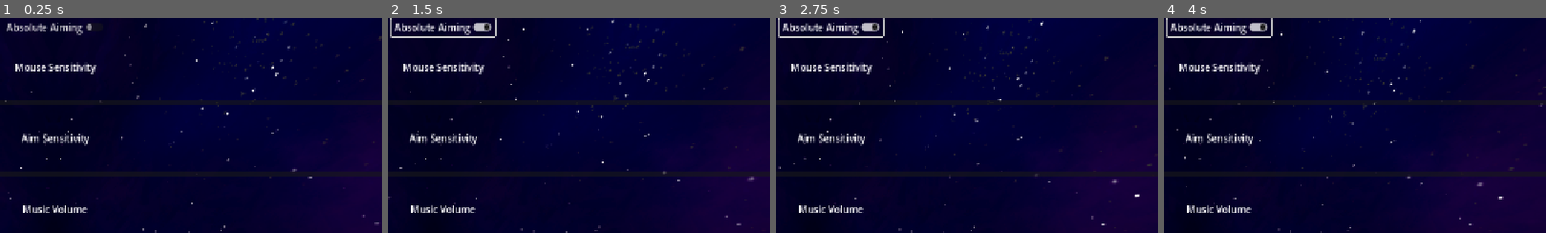
Above: before the commit, frames 1-4 (left to right).
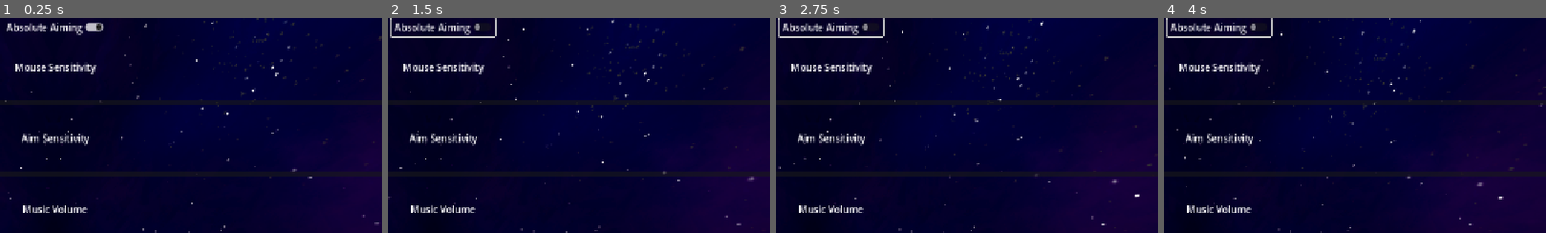
Above: after the commit, the same moments.

Repository: thomaskareka/csce552-3d
Game: Godot game, scene res://scenes/Settings.tscn
Two runs of this game, one before a commit and one after it. Both use one fixed random seed, a clock stepped at 60 frames per second and the inputs below. This scene is started directly instead of the project's main scene.
Inputs (mouse positions are % of the whole screen's width and height, from its top left):
- Up to frame 1 (0.25 s): no input
- Up to frame 2 (1.5 s): click "Absolute Aiming" at 0.5 s; move the mouse to (72, 45) at 1.27 s; press the mouse at (72, 45) at 1.28 s; hold D (move_right) from 1.28 s (still down)
- Up to frame 3 (2.75 s): move the mouse to (30, 55) at 2.02 s; release D (move_right) at 2.03 s; release the mouse at (30, 55) at 2.03 s; hold S (move_down) from 2.03 s (still down); right-click (30, 55) at 2.1 s
- Up to frame 4 (4 s): move the mouse to (60, 28) at 2.77 s; release S (move_down) at 2.78 s; press the mouse at (60, 28) at 2.78 s; hold D (move_right) 2.78-3.53 s; move the mouse to (45, 70) at 3.52 s; release the mouse at (45, 70) at 3.53 s; hold W (move_up) from 3.53 s (still down); right-click (45, 70) at 3.6 s
The pictures show only the part of the screen within x 43-93%, y 0-50%; the shares and areas given below are measured in that part.

The runs differ from the first frame. In frame 1, 0.2% of the frame differs, in the area x 2-28%, y 2-7%; in frame 2, 0.2%; in frame 3, 0.2%; in frame 4, 0.2%.

Commit message:
fix loading settings, minor tweaks

Diff:
--- a/components/ai/states/attacks/RandomProjectile.tscn
+++ b/components/ai/states/attacks/RandomProjectile.tscn
@@ -8,7 +8,16 @@
 [sub_resource type="SphereShape3D" id="SphereShape3D_gw4td"]
 radius = 0.35
 
+[sub_resource type="StandardMaterial3D" id="StandardMaterial3D_sg0vl"]
+albedo_color = Color(0.18039216, 0, 1, 1)
+metallic = 0.6
+roughness = 0.85
+emission_enabled = true
+emission = Color(3.272891e-06, 0, 0.8356346, 1)
+grow_amount = 16.0
+
 [sub_resource type="SphereMesh" id="SphereMesh_j532q"]
+material = SubResource("StandardMaterial3D_sg0vl")
 radius = 0.4
 height = 0.8
 
--- a/components/scene_managers/settings_manager.gd
+++ b/components/scene_managers/settings_manager.gd
@@ -3,7 +3,14 @@
 @onready var aim_slider: HSlider = $Control/ScrollContainer/VBoxContainer/AimSlider
 @onready var music_slider: HSlider = $Control/ScrollContainer/VBoxContainer/MusicSlider
 @onready var sfx_slider: HSlider = $Control/ScrollContainer/VBoxContainer/SFXSlider
+@onready var mouse_slider: HSlider = $Control/ScrollContainer/VBoxContainer/MouseSlider
 
+func _ready() -> void:
+	absolute_toggle.button_pressed = GlobalData.data["use_relative"]
+	aim_slider.value = GlobalData.data["joystick_sensitivity"]
+	music_slider.value = GlobalData.data["music_volume"]
+	sfx_slider.value = GlobalData.data["sfx_volume"]
+	mouse_slider.value = GlobalData.data["mouse_sensitivity"]
 
 func _on_aim_slider_value_changed(value: float) -> void:
 	GlobalData.data["joystick_sensitivity"] = value
Not shown: 1 places in components/ai/states/attacks/RandomProjectile.tscn that only renumber resources
